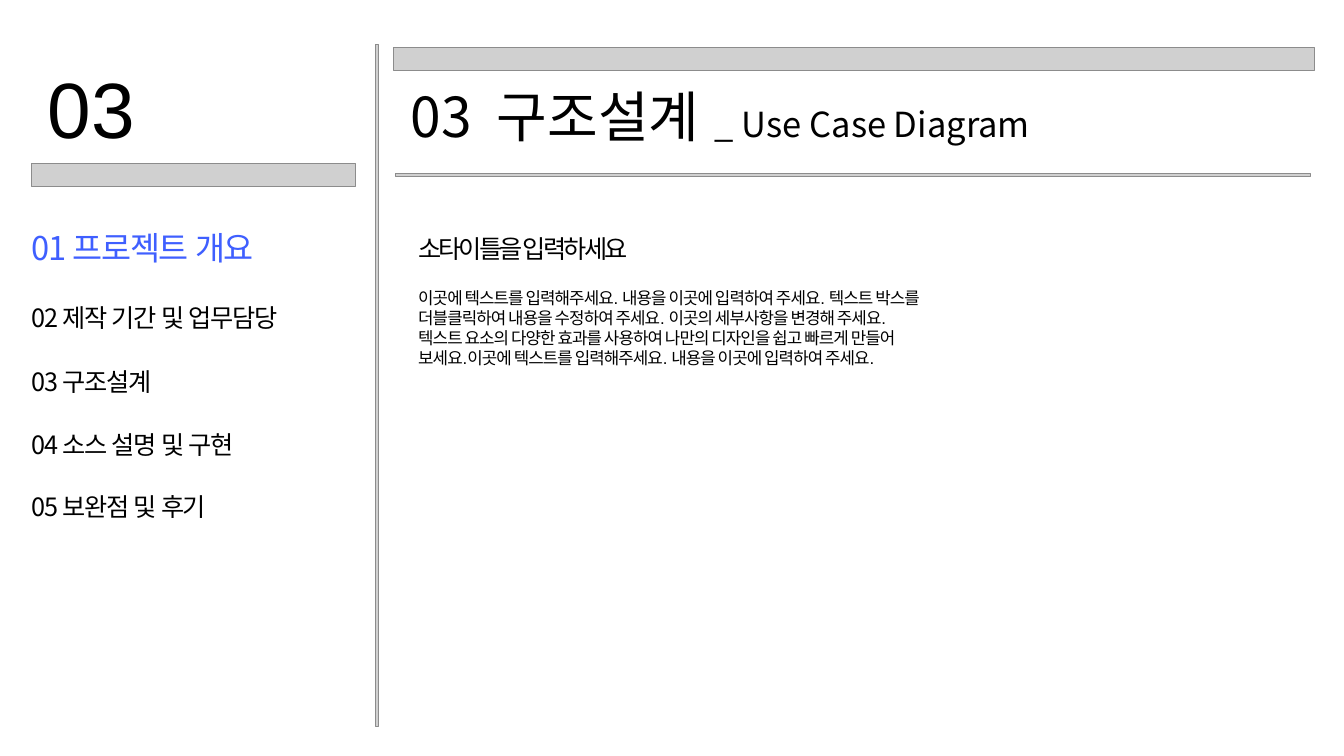
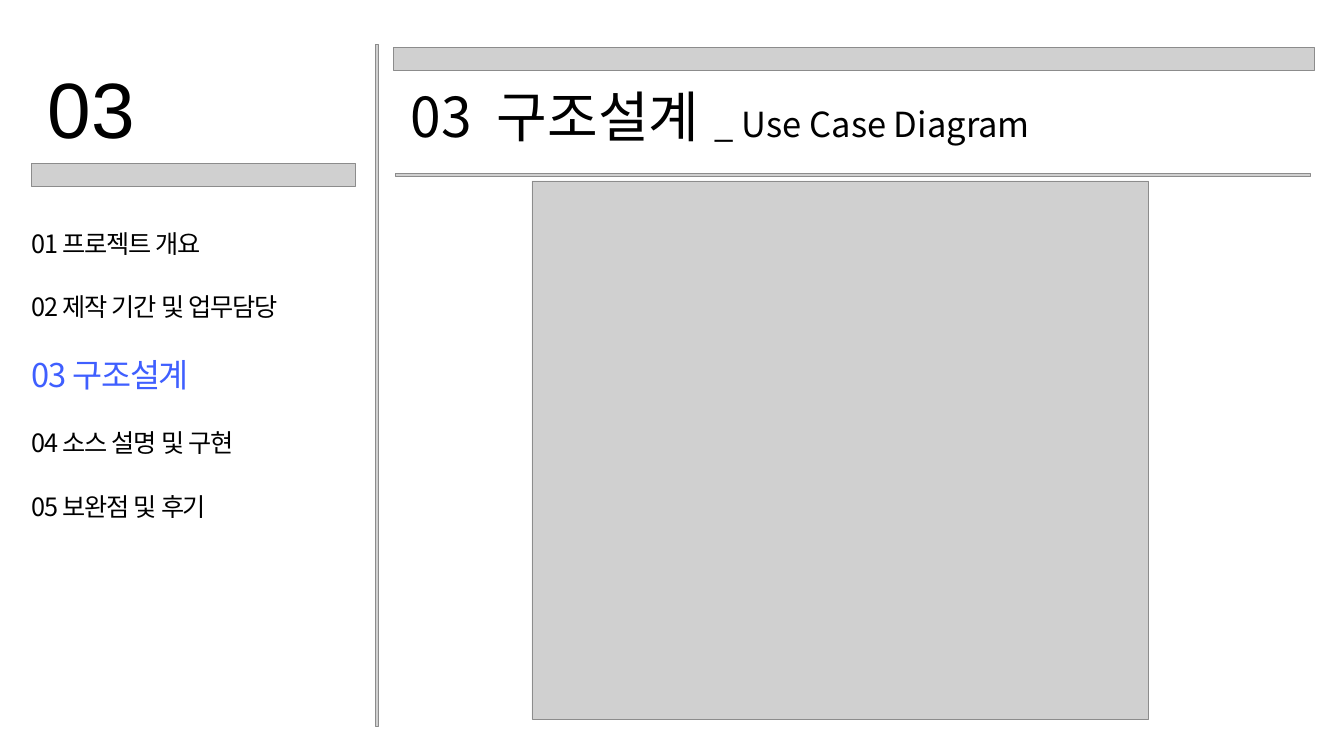
Before and after one commit to jihokim86/-team3-1st-_-project, a slide deck: slide 7 of CLI_직원관리프로그램.pptx (slide 6 before the commit). Drawn at 1344x756 pixels with LibreOffice and Linux fonts; fonts in the diff are those of the drawing; grey boxes stand for pictures. Boxes give left, top, right and bottom in pixels: in the first picture for what was removed or moved away, otherwise in the second. Text is boxed around its words. In the diff, an @@ line names an element or a change of style, - is before the commit and + after.

```diff
--- a/CLI_직원관리프로그램.pptx
+++ b/CLI_직원관리프로그램.pptx
@@ picture added at box(532, 181, 1149, 719) @@
@@ text "01 프로젝트 개요" at box(32, 232, 200, 255): size 35 to 27 pt, text colour #3F5FFF to #000000 @@
@@ text removed at box(418, 237, 628, 260) @@
-소타이틀을 입력하세요
@@ text "02 제작 기간 및 업무담당": place and size @@
-text "02 제작 기간 및 업무담당" at box(32, 306, 278, 329)
+text "02 제작 기간 및 업무담당" at box(32, 295, 278, 318)
@@ text removed at box(418, 290, 920, 366) @@
-이곳에 텍스트를 입력해주세요. 내용을 이곳에 입력하여 주세요. 텍스트 박스를 더블클릭하여 내용을 수정하여 주세요. 이곳의 세부사항을 변경해 주세요. 텍스트 요소의 다양한 효과를 사용하여 나만의 디자인을 쉽고 빠르게 만들어 보세요.이곳에 텍스트를 입력해주세요. 내용을 이곳에 입력하여 주세요.
@@ text "03 구조설계": place and size @@
-text "03 구조설계" at box(32, 370, 152, 393)
+text "03 구조설계" at box(32, 360, 189, 390)
@@ text "03 구조설계" at box(32, 360, 189, 390): size 27 to 35 pt, text colour #000000 to #3F5FFF @@
```
Also in this commit, not shown: 9 other slides changed, 6 slides added, 2 other files.
